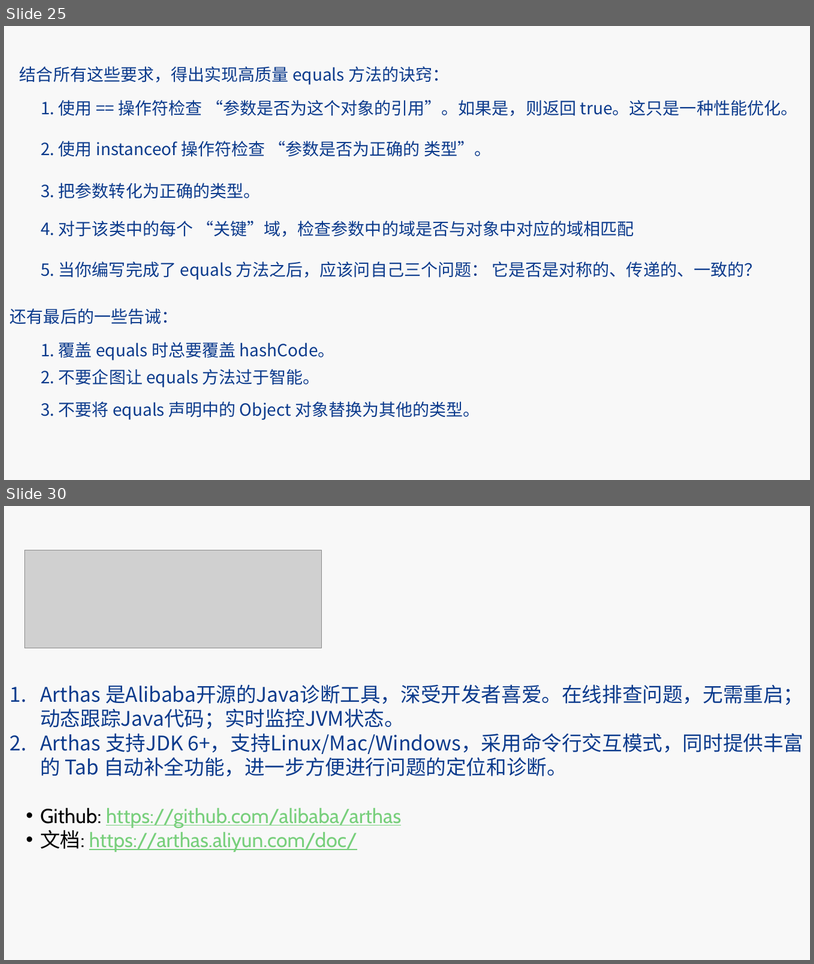
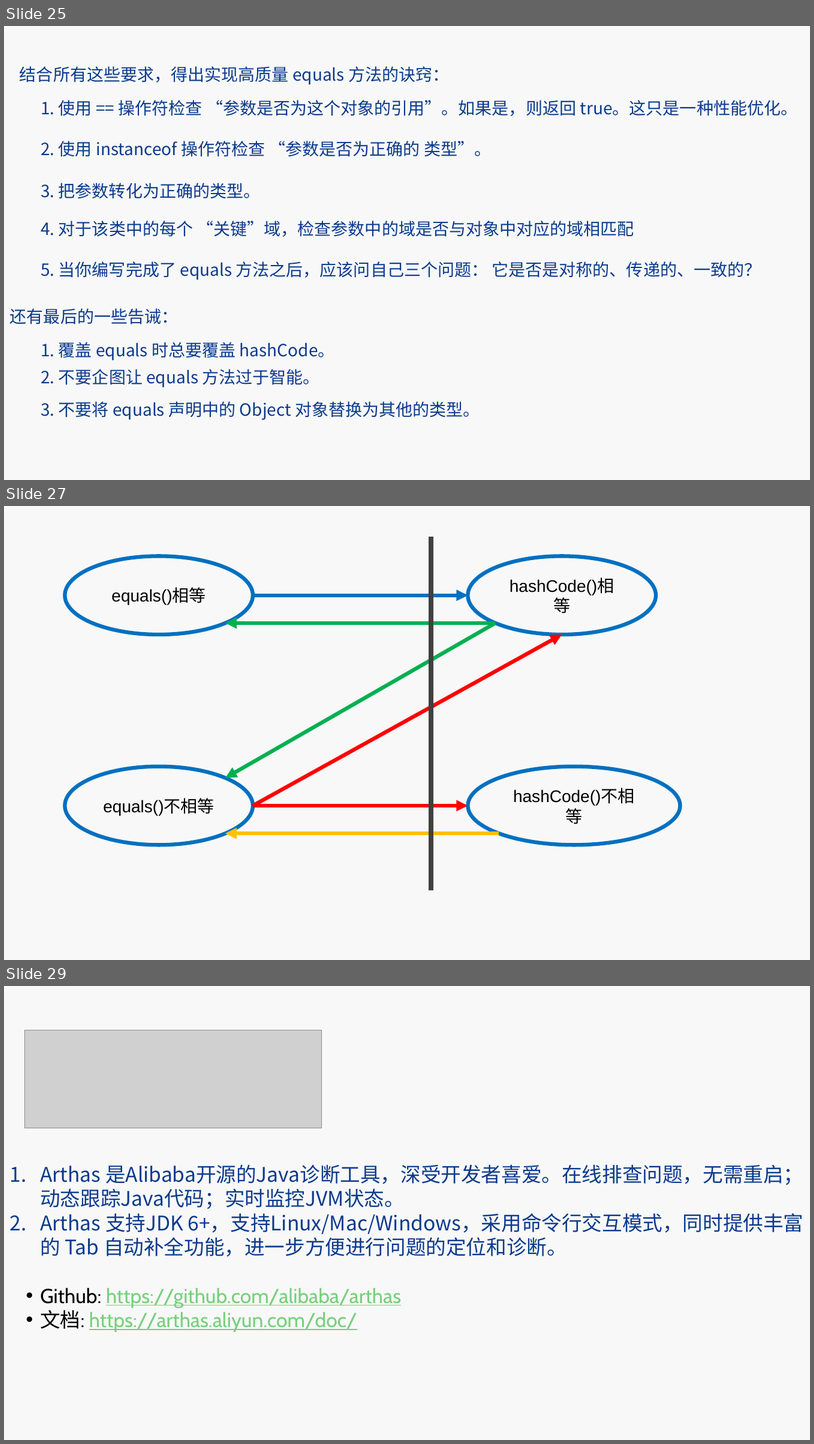
Before and after one commit to kinghaoyu/effectivejava, a slide deck: src/main/resources/ppt/后端技术分享之日常开发中的常用技巧.pptx. Shown one above the other, each under a label of ours: slides 25 and 30 before the commit, slides 25, 27 and 29 after it; the slides between them are not shown. The pictures are 814x964 and 814x1444 pixels, drawn with LibreOffice and Linux fonts; fonts in the diff are those of the drawing; grey boxes stand for pictures; background and template pictures are left out. Boxes give left, top, right and bottom in pixels: in the first picture for what was removed or moved away, otherwise in the second. Text is boxed around its words. In the diff, an @@ line names an element or a change of style, - is before the commit and + after.

```diff
--- a/src/main/resources/ppt/后端技术分享之日常开发中的常用技巧.pptx
+++ b/src/main/resources/ppt/后端技术分享之日常开发中的常用技巧.pptx
@@ slide 27 added at (x1=4, y1=506, x2=810, y2=960), background #F8F8F8 @@
@@ line added from (431, 537) to (431, 890), #404040 6 pt @@
@@ ellipse added at (x1=65, y1=556, x2=253, y2=635), fill #F8F8F8, outline #0070C0 4.5 pt, 20 pt, text #000000 @@
+equals()相等
@@ ellipse added at (x1=468, y1=556, x2=656, y2=635), fill #F8F8F8, outline #0070C0 4.5 pt, 20 pt, text #000000 @@
+hashCode()相等
@@ arrow added from (253, 595) to (468, 595), #0070C0 4.5 pt @@
@@ arrow added from (496, 623) to (225, 623), #00B050 4.5 pt @@
@@ arrow added from (496, 623) to (225, 778), #00B050 4.5 pt @@
@@ arrow added from (253, 805) to (563, 634), #FF0000 4.5 pt @@
@@ ellipse added at (x1=65, y1=766, x2=253, y2=845), fill #F8F8F8, outline #0070C0 4.5 pt, 20 pt, text #000000 @@
+equals()不相等
@@ ellipse added at (x1=468, y1=766, x2=680, y2=845), fill #F8F8F8, outline #0070C0 4.5 pt, 20 pt, text #000000 @@
+hashCode()不相等
@@ arrow added from (253, 805) to (468, 805), #FF0000 4.5 pt @@
@@ arrow added from (500, 833) to (225, 833), #FFC000 4.5 pt @@
@@ what was slide 30 is now slide 29 @@
```
Also in this commit, not shown: 3 slides changed, 2 slides removed, 1 other file.
